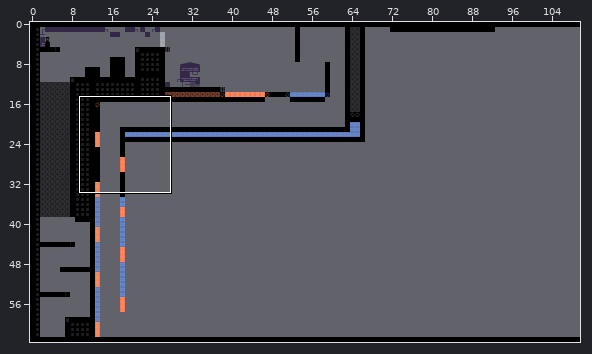
One commit to this Tiled map: IndieSpeedRun/IndieSpeedRun/IndieSpeedRunContent/maps/level2.tmx. The picture above shows the old version from afar; the outline marks the close-up.
Close-up. Before the edit:
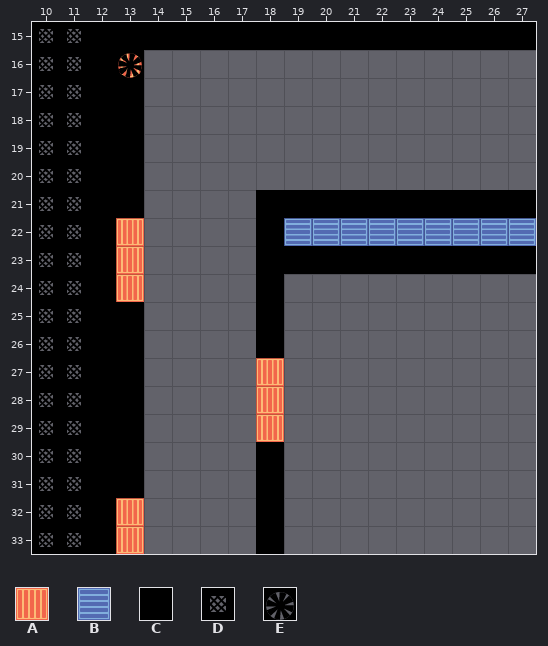
Cells are 32x32 px. Shown: x 10..27, y 15..33. The commit also changed other parts of the map, which this record leaves out.
Key: from "furnace-01": A 0 "heat"; from "heatsink-01": B 0 "cool"; from "tiles2-01": C 0, D 2, E 4.
_ is an empty cell.
Layers that did not change in this view are not listed.
Layer "Gameplay" before, first column x 10:
15 DDCCCCCCCCCCCCCCCC
16 DDCE______________
17 DDCC______________
18 DDCC______________
19 DDCC______________
20 DDCC______________
21 DDCC____CCCCCCCCCC
22 DDCA____CBBBBBBBBB
23 DDCA____CCCCCCCCCC
24 DDCA____C_________
25 DDCC____C_________
26 DDCC____C_________
27 DDCC____A_________
28 DDCC____A_________
29 DDCC____A_________
30 DDCC____C_________
31 DDCC____C_________
32 DDCA____C_________
33 DDCA____C_________
The result:
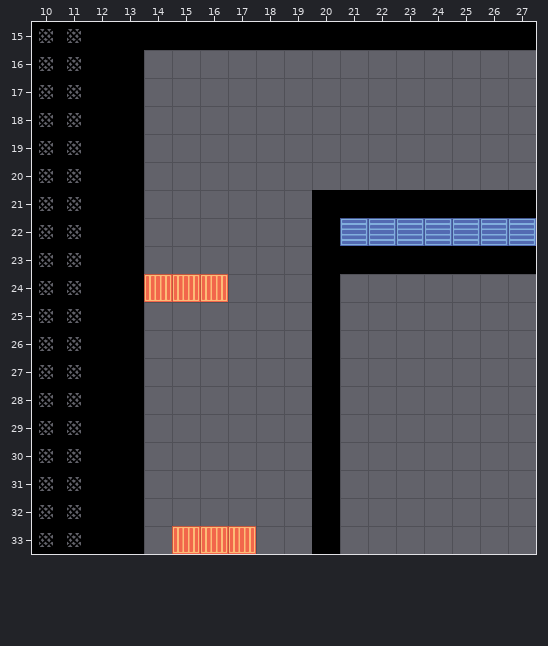
The edit:
Changed rows in their new state; . is an unchanged cell.
Layer "Gameplay":
first column x 13:
16 C
first column x 13:
21 .....__.
22 C....__C
23 C....__.
24 CAAA._.C
25 ....._.C
26 ....._.C
27 ....._.C
28 ....._.C
29 ....._.C
30 ....._.C
31 ....._.C
32 C...._.C
33 C.AAA_.C
Where, in picture pixels (left, top, right, bottom), the same in both close-ups:
changed: (118, 53, 142, 78)
changed: (116, 190, 340, 554)
